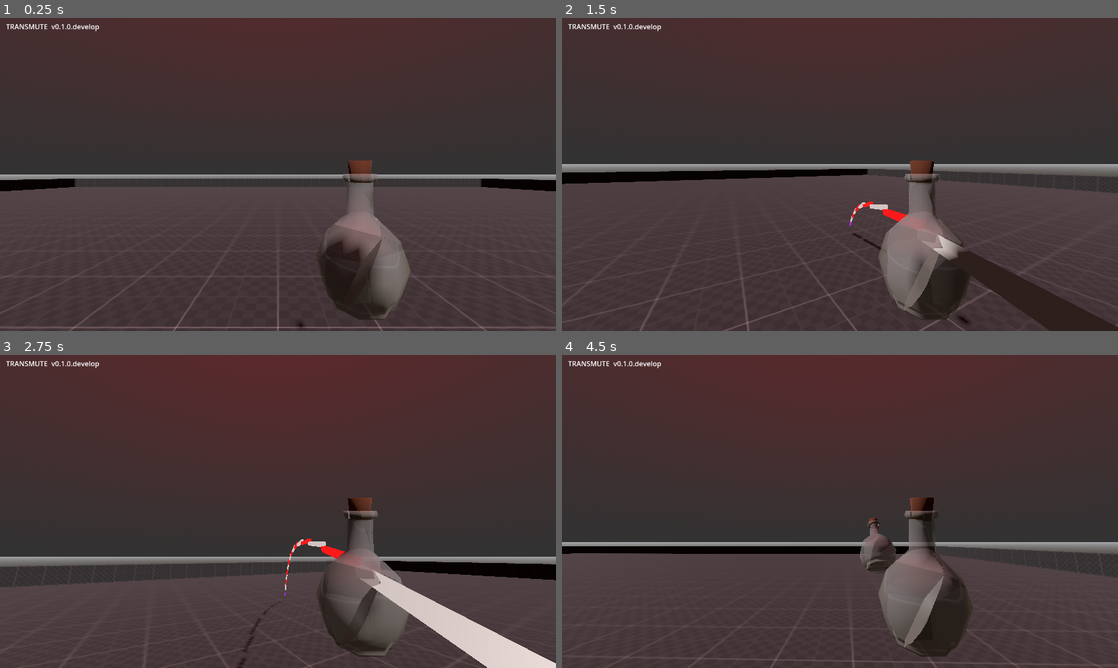
Above: before the commit, frames 1-4 (two rows, left to right).
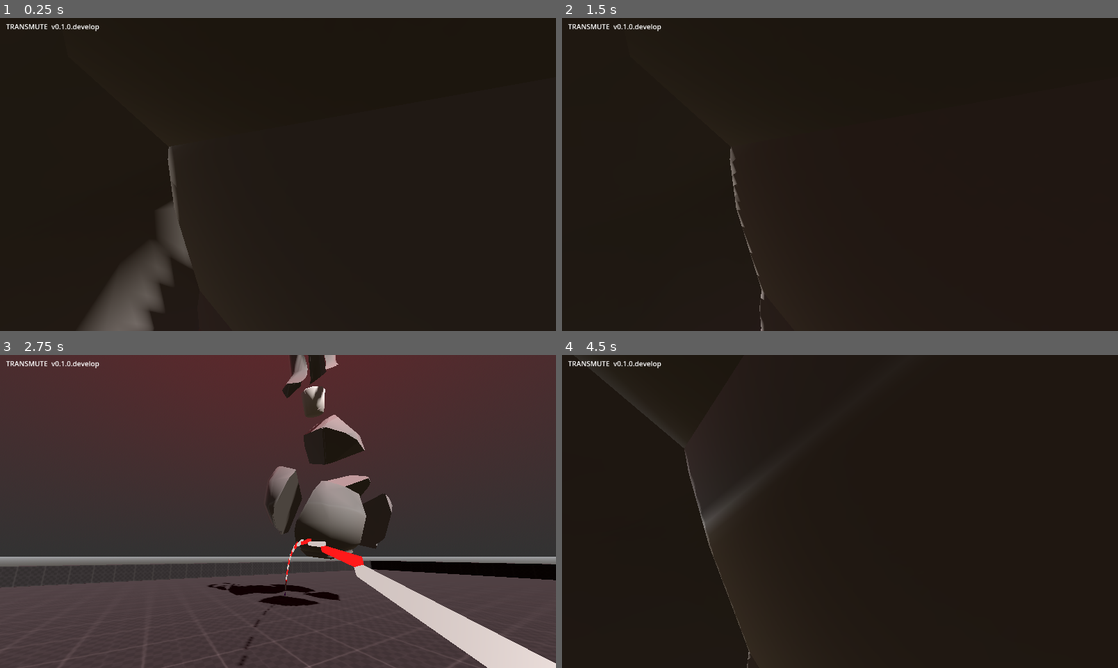
Above: after the commit, the same moments.

Repository: Molflyn/TRANSMUTE
Game: Godot game, scene res://Levels/Main.tscn
Two runs of this game, one before a commit and one after it. Both use one fixed random seed, a clock stepped at 60 frames per second and the inputs below.
Inputs (mouse positions are in pixels of both pictures, inside the frame that each line leads up to):
- Up to frame 1 (0.25 s): no input
- Up to frame 2 (1.5 s): tap Enter at 0.5 s; move the mouse to (867, 174) at 0.52 s; hold W (move_forward) from 0.53 s (still down); tap Shift (dash) at 0.6 s; tap Space (jump) at 0.77 s; move the mouse to (812, 174) at 1.27 s; tap R (draw_aim) at 1.35 s
- Up to frame 3 (2.75 s): keep holding W (move_forward); tap Space (jump) at 1.52 s; move the mouse to (289, 505) at 2.02 s; click (289, 505) at 2.1 s
- Up to frame 4 (4.5 s): keep holding W (move_forward); move the mouse to (834, 517) at 2.77 s; tap Shift (dash) at 2.85 s; tap Space (jump) at 3.02, 3.77 s; move the mouse to (878, 514) at 3.52 s; tap R (draw_aim) at 3.6 s; move the mouse to (795, 508) at 4.27 s; click (795, 508) at 4.35 s

The runs differ from the first frame. In frame 1, 95% of the frame differs, in the area x 0-100%, y 0-100%; in frame 2, 95%; in frame 3, 8.4%; in frame 4, 94%.
Error after the commit: Invalid assignment of property or key 'axis_lock_linear_y' with value of type 'bool' on a base object of type 'Node3D (Potion)'. (res://Player/PlayerController…

Commit message:
Still developing this Potion Splash Effect

Diff:
--- a/Common/TestScene.tscn
+++ b/Common/TestScene.tscn
@@ -31,5 +31,5 @@
 collision_mask = 3
 mesh = SubResource("QuadMesh_emorg")
 
-[node name="PotionRB" parent="." instance=ExtResource("1_6c1tq")]
-transform = Transform3D(-0.249907, -0.96827, 0, 0.96827, -0.249907, 0, 0, 0, 1, 0, 1, 0)
+[node name="Potion" parent="." instance=ExtResource("1_6c1tq")]
+transform = Transform3D(-0.177188, -0.984177, 0, 0.984177, -0.177188, 0, 0, 0, 1, 0, 1.61923, 0)
--- /dev/null
+++ b/Player/Potion/Fragment.gd
@@ -0,0 +1,16 @@
+class_name Fragment
+extends RigidBody3D
+
+@export var lifetime : float = 30
+
+func _ready():
+    await get_tree().create_timer(lifetime).timeout
+    queue_free()
+
+func init_from_mesh(source : MeshInstance3D):
+    global_transform = source.global_transform
+
+    var mesh_instance : MeshInstance3D = source.duplicate()
+    add_child(mesh_instance)
+
+    $CollisionShape3D.shape = source.mesh.create_convex_shape()
--- /dev/null
+++ b/Player/Potion/Fragment.tscn
@@ -0,0 +1,8 @@
+[gd_scene load_steps=2 format=3 uid="uid://be1twwycaxcrq"]
+
+[ext_resource type="Script" path="res://Player/Potion/Fragment.gd" id="1_rhyui"]
+
+[node name="FragmentRB" type="RigidBody3D"]
+script = ExtResource("1_rhyui")
+
+[node name="CollisionShape3D" type="CollisionShape3D" parent="."]
--- a/Player/Potion/Potion.tscn
+++ b/Player/Potion/Potion.tscn
@@ -6,6 +6,8 @@
 [ext_resource type="Script" path="res://Player/Potion/Scripts/LiquidWobble.gd" id="3_lcmww"]
 [ext_resource type="Material" uid="uid://cf8v0eiw46j7g" path="res://Player/Potion/Mats/Glass.tres" id="3_rak2x"]
 [ext_resource type="PackedScene" uid="uid://s55t1tu1bq3e" path="res://Player/Potion/Models/Potion_Fractured.glb" id="5_oishs"]
+
+[sub_resource type="SphereShape3D" id="SphereShape3D_gl8qe"]
 
 [sub_resource type="StandardMaterial3D" id="StandardMaterial3D_l6ffm"]
 
@@ -120,87 +122,44 @@
 shader_parameter/liquid_surface_gradient_size = 1.347
 shader_parameter/wobble = Vector2(0, 0)
 
-[sub_resource type="SphereShape3D" id="SphereShape3D_a80k7"]
+[node name="Potion" type="Node3D"]
+script = ExtResource("1_pq0dl")
 
-[node name="PotionRB" type="RigidBody3D"]
+[node name="PotionRB" type="RigidBody3D" parent="."]
 collision_layer = 3
 collision_mask = 3
 max_contacts_reported = 1
 contact_monitor = true
-script = ExtResource("1_pq0dl")
 
-[node name="Potion" type="Node3D" parent="."]
+[node name="CollisionShape3D" type="CollisionShape3D" parent="PotionRB"]
+transform = Transform3D(0.252332, 0, 0, 0, 0.252332, 0, 0, 0, 0.252332, 0, 0, 0)
+shape = SubResource("SphereShape3D_gl8qe")
+
+[node name="Cap_LP" type="MeshInstance3D" parent="PotionRB"]
 transform = Transform3D(0.1, 0, 0, 0, 0.1, 0, 0, 0, 0.1, 0, 0, 0)
-visible = false
-
-[node name="Cap_LP" type="MeshInstance3D" parent="Potion"]
-transform = Transform3D(1, 0, 0, 0, 1, 0, 0, 0, 1, 0, -0.820652, 0)
 cast_shadow = 0
 mesh = SubResource("ArrayMesh_txw0i")
 skeleton = NodePath("")
 surface_material_override/0 = ExtResource("2_nmpxc")
 
-[node name="Bottle_LP" type="MeshInstance3D" parent="Potion"]
-transform = Transform3D(1, 0, 0, 0, 1, 0, 0, 0, 1, 0, -0.820652, 0)
+[node name="Bottle_LP" type="MeshInstance3D" parent="PotionRB"]
+transform = Transform3D(0.1, 0, 0, 0, 0.1, 0, 0, 0, 0.1, 0, 0, 0)
 cast_shadow = 0
 mesh = SubResource("ArrayMesh_l112j")
 skeleton = NodePath("")
 surface_material_override/0 = ExtResource("3_rak2x")
 
-[node name="Liquid_LP" type="MeshInstance3D" parent="Potion"]
-transform = Transform3D(1, 0, 0, 0, 1, 0, 0, 0, 1, 0, -0.820652, 0)
+[node name="Liquid_LP" type="MeshInstance3D" parent="PotionRB"]
+transform = Transform3D(0.1, 0, 0, 0, 0.1, 0, 0, 0, 0.1, 0, 0, 0)
 cast_shadow = 0
 mesh = SubResource("ArrayMesh_7kc40")
 skeleton = NodePath("")
 surface_material_override/0 = SubResource("ShaderMaterial_xy1pm")
 script = ExtResource("3_lcmww")
 
-[node name="CollisionShape3D" type="CollisionShape3D" parent="."]
-transform = Transform3D(0.257113, 0, 0, 0, 0.257113, 0, 0, 0, 0.257113, 0, -0.0807875, 0)
-shape = SubResource("SphereShape3D_a80k7")
+[node name="Potion_Fractured" parent="." instance=ExtResource("5_oishs")]
+transform = Transform3D(1, 0, 0, 0, 1, 0, 0, 0, 1, 0, 0.0831172, 0)
 
-[node name="Potion_Fractured" parent="." instance=ExtResource("5_oishs")]
-transform = Transform3D(0.1, 0, 0, 0, 0.1, 0, 0, 0, 0.1, 0, 0, 0)
-
-[node name="Cap_LP_Fractured" parent="Potion_Fractured" index="0"]
-surface_material_override/0 = ExtResource("2_nmpxc")
-
-[node name="Bottle_LP_Fractured_cell" parent="Potion_Fractured" index="1"]
-surface_material_override/0 = ExtResource("3_rak2x")
-
-[node name="Bottle_LP_Fractured_cell_001" parent="Potion_Fractured" index="2"]
-surface_material_override/0 = ExtResource("3_rak2x")
-
-[node name="Bottle_LP_Fractured_cell_002" parent="Potion_Fractured" index="3"]
-surface_material_override/0 = ExtResource("3_rak2x")
-
-[node name="Bottle_LP_Fractured_cell_003" parent="Potion_Fractured" index="4"]
-surface_material_override/0 = ExtResource("3_rak2x")
-
-[node name="Bottle_LP_Fractured_cell_004" parent="Potion_Fractured" index="5"]
-surface_material_override/0 = ExtResource("3_rak2x")
-
-[node name="Bottle_LP_Fractured_cell_005" parent="Potion_Fractured" index="6"]
-surface_material_override/0 = ExtResource("3_rak2x")
-
-[node name="Bottle_LP_Fractured_cell_006" parent="Potion_Fractured" index="7"]
-surface_material_override/0 = ExtResource("3_rak2x")
-
-[node name="Bottle_LP_Fractured_cell_007" parent="Potion_Fractured" index="8"]
-surface_material_override/0 = ExtResource("3_rak2x")
-
-[node name="Bottle_LP_Fractured_cell_008" parent="Potion_Fractured" index="9"]
-surface_material_override/0 = ExtResource("3_rak2x")
-
-[node name="Bottle_LP_Fractured_cell_009" parent="Potion_Fractured" index="10"]
-surface_material_override/0 = ExtResource("3_rak2x")
-
-[node name="Bottle_LP_Fractured_cell_010" parent="Potion_Fractured" index="11"]
-surface_material_override/0 = ExtResource("3_rak2x")
-
-[node name="ExplodeOrigin" type="Marker3D" parent="."]
-transform = Transform3D(1, 0, 0, 0, 1, 0, 0, 0, 1, 0, -0.081, 0)
-
-[connection signal="body_entered" from="." to="." method="_on_body_entered"]
+[connection signal="body_entered" from="PotionRB" to="." method="_on_potion_rb_body_entered"]
 
 [editable path="Potion_Fractured"]
--- a/Player/Potion/Scripts/Potion.gd
+++ b/Player/Potion/Scripts/Potion.gd
@@ -1,15 +1,20 @@
 class_name Potion
-extends RigidBody3D
+extends Node3D
 
-@export var shard_lifetime : float = 5
+@export_flags_3d_physics var frag_col_layer : int = 1
+@export_flags_3d_physics var frag_col_mask : int = 1
 
-func _on_body_entered(_body:Node):
+func _on_potion_rb_body_entered(body:Node):
 	explode()
 
 func explode():
-	if $Potion.visible == true and $Potion_Fractured.visible == false:
-		$Potion.queue_free()
-		$Potion_Fractured.visible = true
+	var parent = get_parent()
+	queue_free()
 
-		await get_tree().create_timer(shard_lifetime).timeout
-		queue_free()
+	for child in $Potion_Fractured.get_children():
+		if child is MeshInstance3D:
+			var frag : Fragment = preload("res://Player/Potion/Fragment.tscn").instantiate()
+			frag.init_from_mesh(child)
+			frag.collision_layer = frag_col_layer
+			frag.collision_mask = frag_col_mask
+			parent.add_child(frag)
